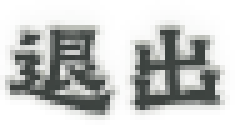
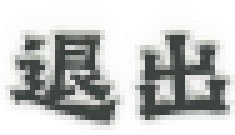
Comparing the layer stacks of the two 235×135 images. Changes:
renamed "GraveBustedStoneLishuSc.ttf｜默认" to "项目字体｜退出", painted on it over [5, 25, 230, 125]
